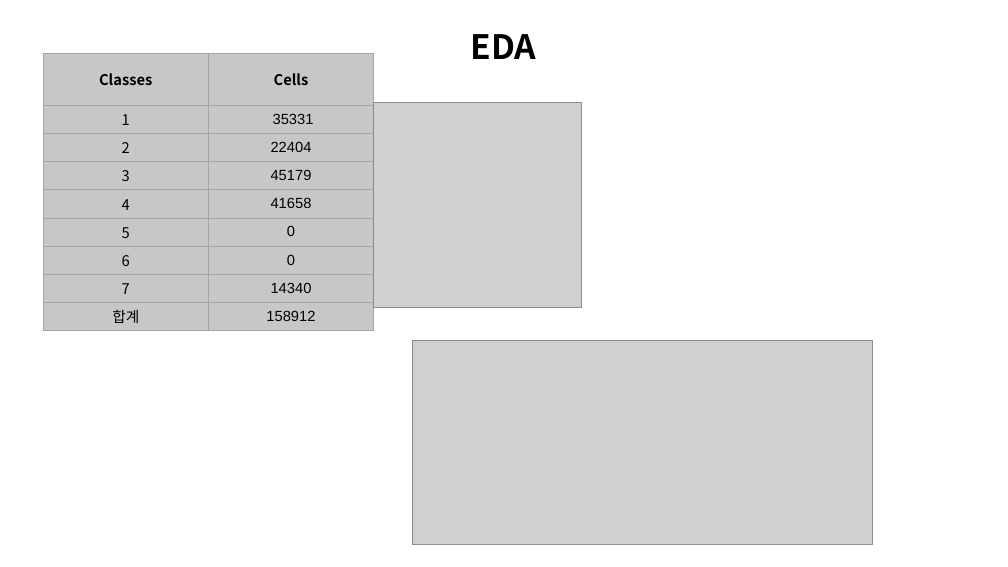
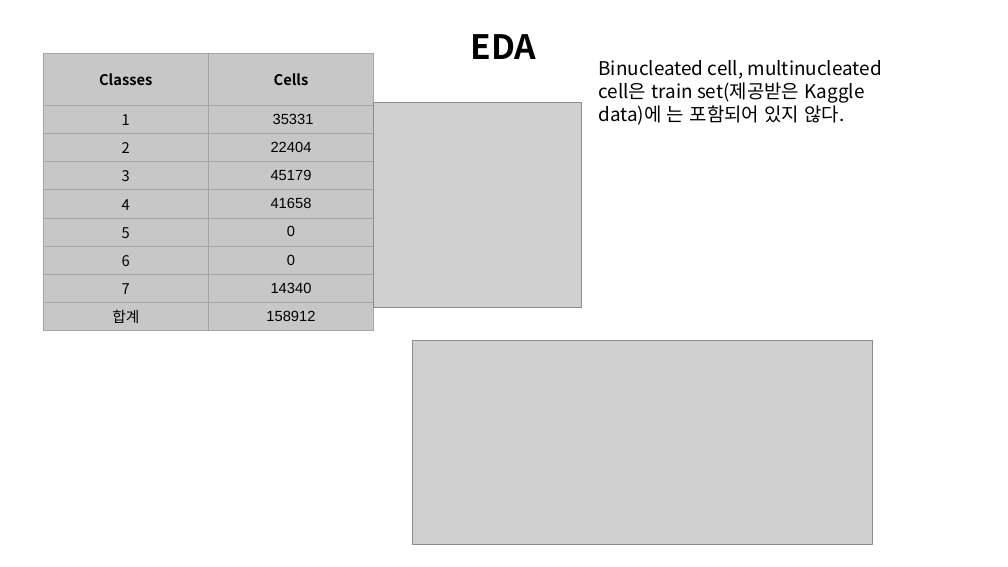
Before and after one commit to hslee4716/CCMCT, a slide deck: slide 7 of 발표자료/CCMCT_중간발표.pptx (slide 3 before the commit). Drawn at 1008x567 pixels with LibreOffice and Linux fonts; fonts in the diff are those of the drawing; grey boxes stand for pictures. Boxes give left, top, right and bottom in pixels: in the first picture for what was removed or moved away, otherwise in the second. Text is boxed around its words. In the diff, an @@ line names an element or a change of style, - is before the commit and + after.

```diff
--- a/발표자료/CCMCT_중간발표.pptx
+++ b/발표자료/CCMCT_중간발표.pptx
@@ text added at box(598, 60, 882, 125), 18 pt, text #000000 @@
+Binucleated cell, multinucleated cell은 train set(제공받은 Kaggle data)에 는 포함되어 있지 않다.
```
Also in this commit, not shown: 4 other slides changed, 4 slides added, 2 slides removed, 20 other files.
